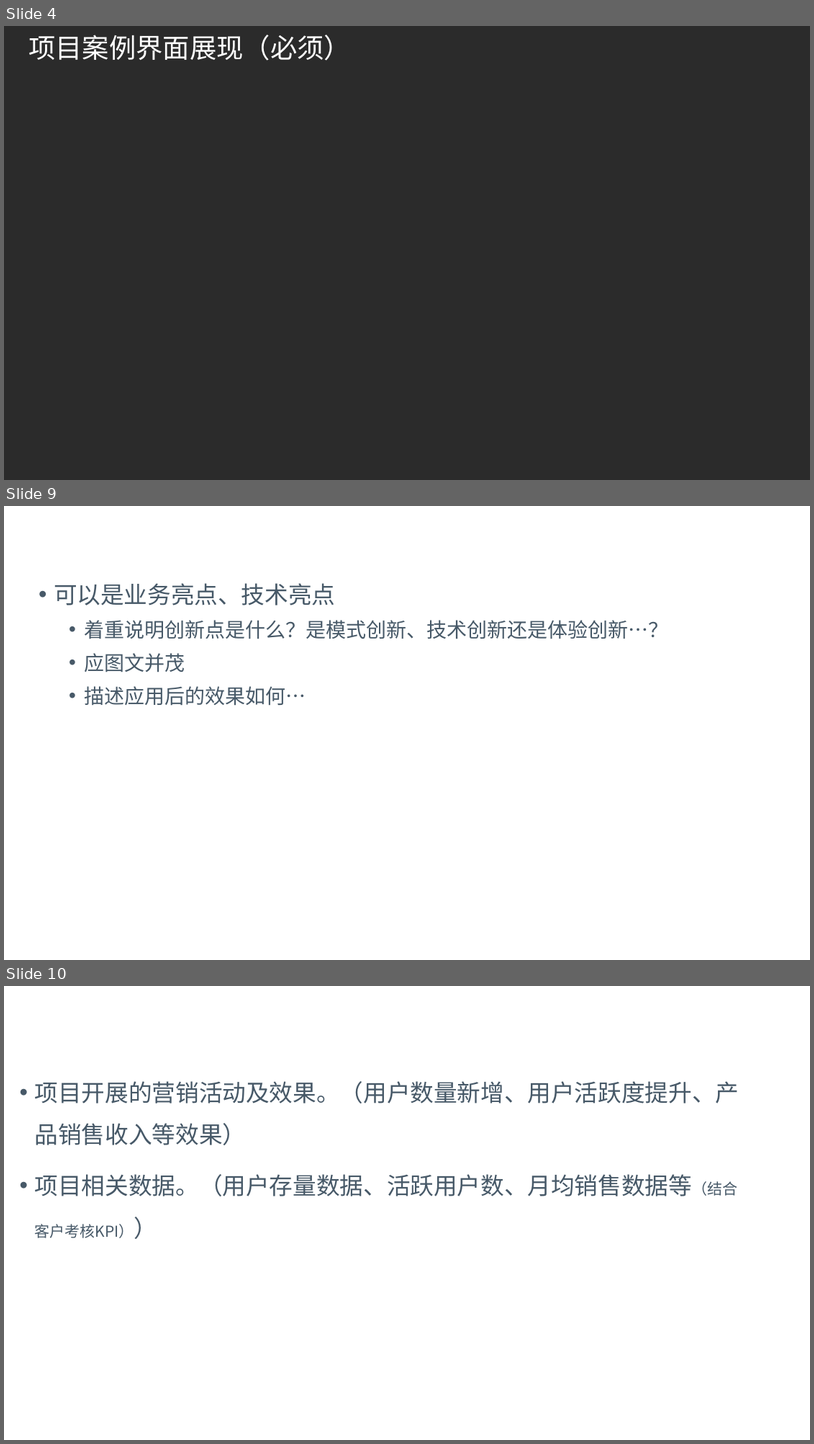
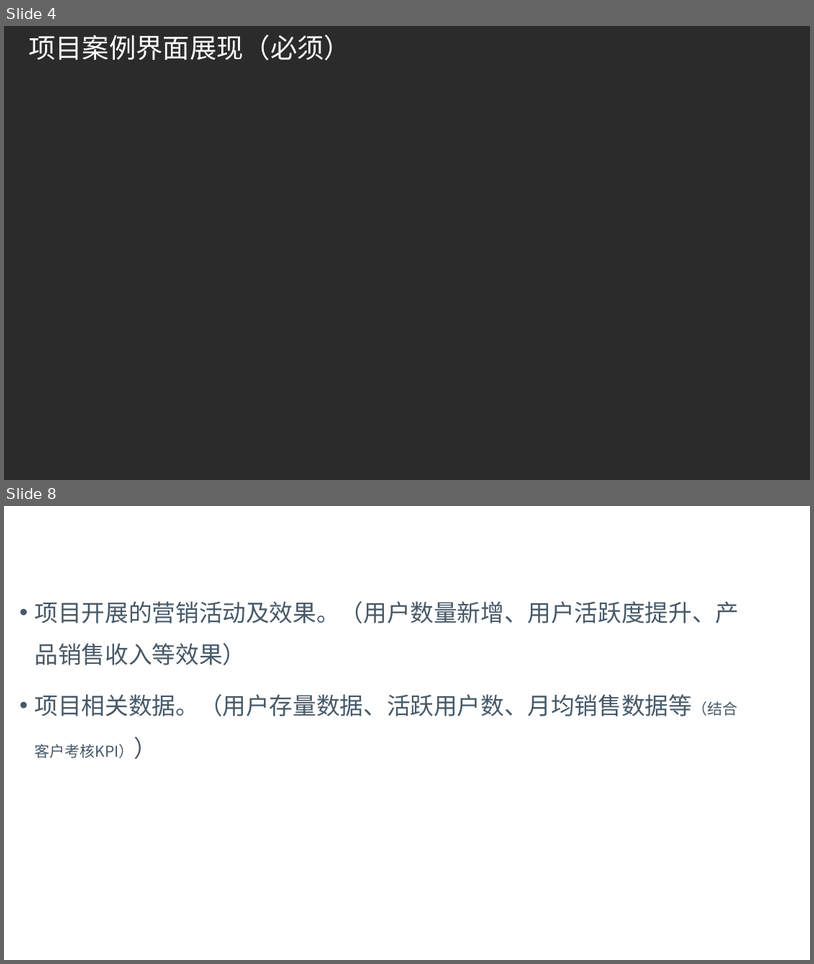
Before and after one commit to z467247132/level_up, a slide deck: 03案例分享/项目案例.pptx. Shown one above the other, each under a label of ours: slides 4, 9 and 10 before the commit, slides 4 and 8 after it; the slides between them are not shown. The pictures are 814x1444 and 814x964 pixels, drawn with LibreOffice and Linux fonts; fonts in the diff are those of the drawing; background and template pictures are left out; a plain dark background stands for a picture behind light text. Boxes give left, top, right and bottom in pixels: in the first picture for what was removed or moved away, otherwise in the second. Text is boxed around its words. In the diff, an @@ line names an element or a change of style, - is before the commit and + after.

```diff
--- a/03案例分享/项目案例.pptx
+++ b/03案例分享/项目案例.pptx
@@ slide 9 removed at <box>4,506,810,960</box>, background picture (left out) @@
@@ title removed at <box>23,512,754,547</box> @@
-亮点介绍（可选）（可多项）
@@ text removed at <box>54,583,669,705</box> @@
-• 可以是业务亮点、技术亮点
-  • 着重说明创新点是什么？是模式创新、技术创新还是体验创新…？
-  • 应图文并茂
-  • 描述应用后的效果如何…
@@ what was slide 10 is now slide 8 @@
```
Also in this commit, not shown: 3 slides changed, 4 other slides removed.
